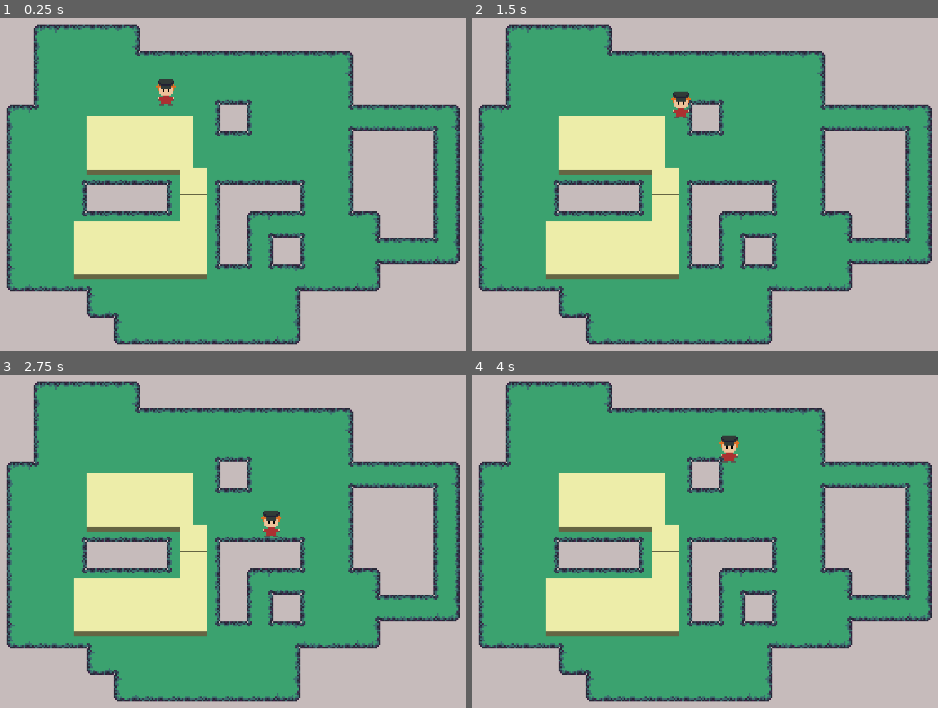
Above: before the commit, frames 1-4 (two rows, left to right).
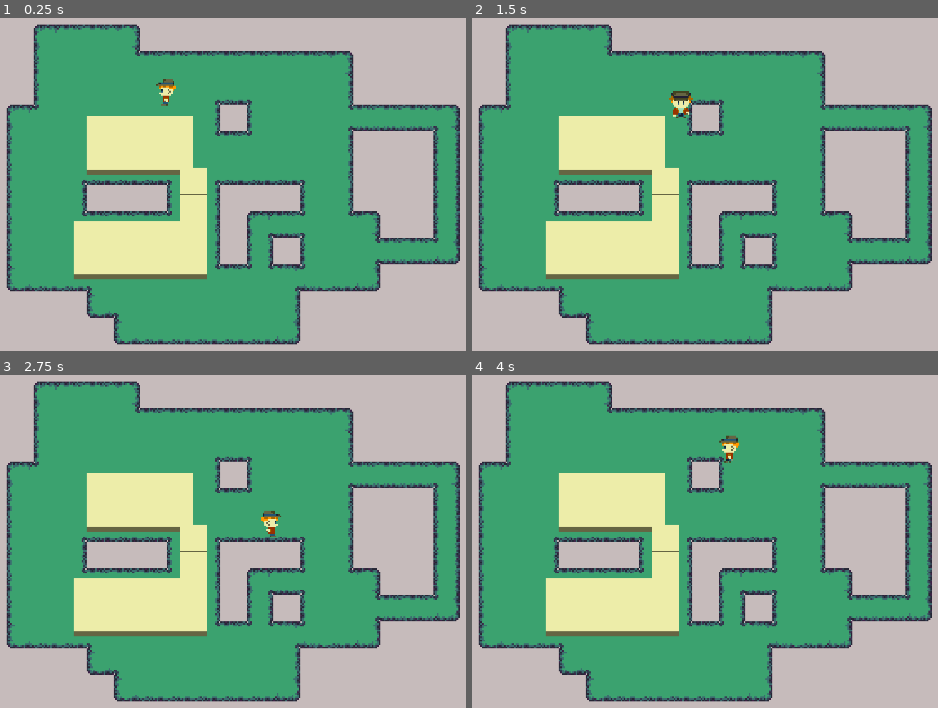
Above: after the commit, the same moments.

Repository: Zezeku/Godot-Creature-Catch
Game: Godot game, scene res://Source/SceneHandler.tscn
Same seed, same stepped clock (60 frames per second), same inputs: the game is played once before the commit and once after it.
Inputs:
- Up to frame 1 (0.25 s): no input
- Up to frame 2 (1.5 s): tap Enter at 0.5 s; hold Right (ui_right) 0.53-1.28 s; hold Down (ui_down) from 1.28 s (still down)
- Up to frame 3 (2.75 s): release Down (ui_down) at 2.03 s; hold Right (ui_right) from 2.03 s (still down)
- Up to frame 4 (4 s): release Right (ui_right) at 2.78 s; hold Up (ui_up) 2.78-3.53 s; hold Left (ui_left) from 3.53 s (still down)

The runs differ from the first frame. In frame 1, 0.2% of the frame differs, in the area x 33-38%, y 18-27%; in frame 2, 0.3%, in the area x 42-48%, y 21-31%; in frame 3, 0.2%; in frame 4, 0.3%.

Commit message:
Added player animations

Diff:
--- a/Project/Source/AnimatedSprite.gd
+++ b/Project/Source/AnimatedSprite.gd
@@ -4,6 +4,10 @@
 var acceleration = 500 ;
 var max_speed = 60 ;
 var velocity = Vector2.ZERO;
+
+onready var animationPlayer = $AnimationPlayer ;
+onready var animationTree = $AnimationTree ;
+onready var animationState = animationTree.get("parameters/playback") ;
 
 func _physics_process(delta):
 	var input_vector = Vector2.ZERO ;
@@ -12,8 +16,12 @@
 	input_vector = input_vector.normalized();
 
 	if input_vector != Vector2.ZERO :
+		animationTree.set("parameters/Idle/blend_position",input_vector) ;
+		animationTree.set("parameters/Walk/blend_position",input_vector) ;
+		animationState.travel("Walk") ;
 		velocity = velocity.move_toward(input_vector * max_speed, acceleration * delta) ;
 	else:
+		animationState.travel("Idle") ;
 		velocity = velocity.move_toward(Vector2.ZERO, friction * delta) ;
 
 	move_and_slide(velocity) ;
--- a/Project/Source/Area2D.gd
+++ b/Project/Source/Area2D.gd
@@ -17,7 +17,6 @@
 
 
 func _on_Area2D_body_entered(body):
-	print(body)
 	body.enteredGrass() ;
 
 
--- a/Project/Source/Player.tscn
+++ b/Project/Source/Player.tscn
@@ -1,48 +1,242 @@
-[gd_scene load_steps=10 format=2]
-
-[ext_resource path="res://Assets/PlayerSprite.png" type="Texture" id=1]
+[gd_scene load_steps=27 format=2]
+
+[ext_resource path="res://Assets/Player002SpriteSheet.png" type="Texture" id=1]
 [ext_resource path="res://Source/AnimatedSprite.gd" type="Script" id=2]
 [ext_resource path="res://ToImport/PlayerTallGrassMask.png" type="Texture" id=3]
 
-[sub_resource type="AtlasTexture" id=1]
-atlas = ExtResource( 1 )
-region = Rect2( 0, 0, 16, 16 )
-
-[sub_resource type="AtlasTexture" id=2]
-atlas = ExtResource( 1 )
-region = Rect2( 16, 0, 16, 16 )
-
-[sub_resource type="AtlasTexture" id=3]
-atlas = ExtResource( 1 )
-region = Rect2( 0, 0, 16, 16 )
-
-[sub_resource type="AtlasTexture" id=4]
-atlas = ExtResource( 1 )
-region = Rect2( 32, 0, 16, 16 )
-
-[sub_resource type="SpriteFrames" id=5]
-animations = [ {
-"frames": [ SubResource( 1 ), SubResource( 2 ), SubResource( 3 ), SubResource( 4 ) ],
-"loop": true,
-"name": "WalkingDown",
-"speed": 3.0
-} ]
-
-[sub_resource type="RectangleShape2D" id=6]
+[sub_resource type="RectangleShape2D" id=1]
 extents = Vector2( 4.46356, 1.06177 )
+
+[sub_resource type="Animation" id=5]
+resource_name = "IdleDown"
+loop = true
+tracks/0/type = "value"
+tracks/0/path = NodePath("Sprite:frame")
+tracks/0/interp = 1
+tracks/0/loop_wrap = true
+tracks/0/imported = false
+tracks/0/enabled = true
+tracks/0/keys = {
+"times": PoolRealArray( 0 ),
+"transitions": PoolRealArray( 1 ),
+"update": 1,
+"values": [ 0 ]
+}
+
+[sub_resource type="Animation" id=6]
+resource_name = "IdleLeft"
+loop = true
+tracks/0/type = "value"
+tracks/0/path = NodePath("Sprite:frame")
+tracks/0/interp = 1
+tracks/0/loop_wrap = true
+tracks/0/imported = false
+tracks/0/enabled = true
+tracks/0/keys = {
+"times": PoolRealArray( 0 ),
+"transitions": PoolRealArray( 1 ),
+"update": 1,
+"values": [ 21 ]
+}
+
+[sub_resource type="Animation" id=7]
+resource_name = "IdleRight"
+loop = true
+tracks/0/type = "value"
+tracks/0/path = NodePath("Sprite:frame")
+tracks/0/interp = 1
+tracks/0/loop_wrap = true
+tracks/0/imported = false
+tracks/0/enabled = true
+tracks/0/keys = {
+"times": PoolRealArray( 0 ),
+"transitions": PoolRealArray( 1 ),
+"update": 1,
+"values": [ 14 ]
+}
+
+[sub_resource type="Animation" id=8]
+resource_name = "IdleUp"
+tracks/0/type = "value"
+tracks/0/path = NodePath("Sprite:frame")
+tracks/0/interp = 1
+tracks/0/loop_wrap = true
+tracks/0/imported = false
+tracks/0/enabled = true
+tracks/0/keys = {
+"times": PoolRealArray( 0 ),
+"transitions": PoolRealArray( 1 ),
+"update": 1,
+"values": [ 7 ]
+}
+
+[sub_resource type="Animation" id=9]
+resource_name = "WalkDown"
+length = 1.4
+loop = true
+step = 0.2
+tracks/0/type = "value"
+tracks/0/path = NodePath("Sprite:frame")
+tracks/0/interp = 1
+tracks/0/loop_wrap = true
+tracks/0/imported = false
+tracks/0/enabled = true
+tracks/0/keys = {
+"times": PoolRealArray( 0, 0.2, 0.4, 0.6, 0.8, 1, 1.2 ),
+"transitions": PoolRealArray( 1, 1, 1, 1, 1, 1, 1 ),
+"update": 1,
+"values": [ 1, 2, 3, 4, 5, 6, 0 ]
+}
+
+[sub_resource type="Animation" id=12]
+resource_name = "WalkLeft"
+length = 1.4
+loop = true
+step = 0.2
+tracks/0/type = "value"
+tracks/0/path = NodePath("Sprite:frame")
+tracks/0/interp = 1
+tracks/0/loop_wrap = true
+tracks/0/imported = false
+tracks/0/enabled = true
+tracks/0/keys = {
+"times": PoolRealArray( 0, 0.2, 0.4, 0.6, 0.8, 1, 1.2 ),
+"transitions": PoolRealArray( 1, 1, 1, 1, 1, 1, 1 ),
+"update": 1,
+"values": [ 22, 23, 24, 25, 26, 27, 21 ]
+}
+
+[sub_resource type="Animation" id=11]
+resource_name = "WalkRight"
+length = 1.4
+loop = true
+step = 0.2
+tracks/0/type = "value"
+tracks/0/path = NodePath("Sprite:frame")
+tracks/0/interp = 1
+tracks/0/loop_wrap = true
+tracks/0/imported = false
+tracks/0/enabled = true
+tracks/0/keys = {
+"times": PoolRealArray( 0, 0.2, 0.4, 0.6, 0.8, 1, 1.2 ),
+"transitions": PoolRealArray( 1, 1, 1, 1, 1, 1, 1 ),
+"update": 1,
+"values": [ 15, 16, 17, 18, 19, 20, 14 ]
+}
+
+[sub_resource type="Animation" id=10]
+resource_name = "WalkUp"
+length = 1.4
+loop = true
+step = 0.2
+tracks/0/type = "value"
+tracks/0/path = NodePath("Sprite:frame")
+tracks/0/interp = 1
+tracks/0/loop_wrap = true
+tracks/0/imported = false
+tracks/0/enabled = true
+tracks/0/keys = {
+"times": PoolRealArray( 0, 0.2, 0.4, 0.6, 0.8, 1, 1.2 ),
+"transitions": PoolRealArray( 1, 1, 1, 1, 1, 1, 1 ),
+"update": 1,
+"values": [ 8, 9, 10, 11, 12, 13, 7 ]
+}
+
+[sub_resource type="AnimationNodeAnimation" id=13]
+animation = "IdleLeft"
+
+[sub_resource type="AnimationNodeAnimation" id=14]
+animation = "IdleDown"
+
+[sub_resource type="AnimationNodeAnimation" id=15]
+animation = "IdleRight"
+
+[sub_resource type="AnimationNodeAnimation" id=16]
+animation = "IdleUp"
+
+[sub_resource type="AnimationNodeBlendSpace2D" id=17]
+blend_point_0/node = SubResource( 13 )
+blend_point_0/pos = Vector2( -1, 0 )
+blend_point_1/node = SubResource( 14 )
+blend_point_1/pos = Vector2( 0, 1.1 )
+blend_point_2/node = SubResource( 15 )
+blend_point_2/pos = Vector2( 1, 0 )
+blend_point_3/node = SubResource( 16 )
+blend_point_3/pos = Vector2( 0, -1.1 )
+min_space = Vector2( -1, -1.1 )
+max_space = Vector2( 1, 1.1 )
+blend_mode = 1
+
+[sub_resource type="AnimationNodeAnimation" id=18]
+animation = "WalkLeft"
+
+[sub_resource type="AnimationNodeAnimation" id=19]
+animation = "WalkDown"
+
+[sub_resource type="AnimationNodeAnimation" id=20]
+animation = "WalkRight"
+
+[sub_resource type="AnimationNodeAnimation" id=21]
+animation = "WalkUp"
+
+[sub_resource type="AnimationNodeBlendSpace2D" id=22]
+blend_point_0/node = SubResource( 18 )
+blend_point_0/pos = Vector2( -1, 0 )
+blend_point_1/node = SubResource( 19 )
+blend_point_1/pos = Vector2( 0, 1.1 )
+blend_point_2/node = SubResource( 20 )
+blend_point_2/pos = Vector2( 1, 0 )
+blend_point_3/node = SubResource( 21 )
+blend_point_3/pos = Vector2( 0, -1.1 )
+min_space = Vector2( -1, -1.1 )
+max_space = Vector2( 1, 1.1 )
+blend_mode = 1
+
+[sub_resource type="AnimationNodeStateMachineTransition" id=23]
+
+[sub_resource type="AnimationNodeStateMachineTransition" id=24]
+
+[sub_resource type="AnimationNodeStateMachine" id=3]
+states/Idle/node = SubResource( 17 )
+states/Idle/position = Vector2( 327, 131 )
+states/Walk/node = SubResource( 22 )
+states/Walk/position = Vector2( 648, 124 )
+transitions = [ "Idle", "Walk", SubResource( 23 ), "Walk", "Idle", SubResource( 24 ) ]
+start_node = "Idle"
+
+[sub_resource type="AnimationNodeStateMachinePlayback" id=4]
 
 [node name="Player" type="KinematicBody2D"]
 collision_mask = 2
 script = ExtResource( 2 )
 
-[node name="AnimatedSprite" type="AnimatedSprite" parent="."]
+[node name="Sprite" type="Sprite" parent="."]
 light_mask = 2048
-frames = SubResource( 5 )
-animation = "WalkingDown"
+texture = ExtResource( 1 )
+hframes = 28
+frame = 21
 
 [node name="CollisionShape2D" type="CollisionShape2D" parent="."]
 position = Vector2( 0.18729, 7.30425 )
-shape = SubResource( 6 )
+shape = SubResource( 1 )
+
+[node name="AnimationPlayer" type="AnimationPlayer" parent="."]
+anims/IdleDown = SubResource( 5 )
+anims/IdleLeft = SubResource( 6 )
+anims/IdleRight = SubResource( 7 )
+anims/IdleUp = SubResource( 8 )
+anims/WalkDown = SubResource( 9 )
+anims/WalkLeft = SubResource( 12 )
+anims/WalkRight = SubResource( 11 )
+anims/WalkUp = SubResource( 10 )
+
+[node name="AnimationTree" type="AnimationTree" parent="."]
+tree_root = SubResource( 3 )
+anim_player = NodePath("../AnimationPlayer")
+active = true
+parameters/playback = SubResource( 4 )
+parameters/Idle/blend_position = Vector2( 0, 0 )
+parameters/Walk/blend_position = Vector2( 0, 0 )
 
 [node name="Light2D" type="Light2D" parent="."]
 visible = false
--- a/Project/Source/SceneHandler.tscn
+++ b/Project/Source/SceneHandler.tscn
@@ -894,6 +894,7 @@
 script = ExtResource( 9 )
 
 [node name="CollisionPolygon2D" type="CollisionPolygon2D" parent="Route1Scene/YSort/Batch1/Area2D"]
+position = Vector2( -0.157501, -0.157501 )
 polygon = PoolVector2Array( 255.874, 106.575, 319.867, 106.398, 320.338, 134.134, 327.889, 134.134, 328.361, 200.441, 247.424, 200.913, 248.131, 165.754, 311.843, 166.226, 311.843, 138.145, 255.446, 137.909 )
 
 [node name="PlayerCamera" type="Camera2D" parent="Route1Scene"]
@@ -919,7 +920,7 @@
 texture = ExtResource( 6 )
 
 [node name="Creature004" type="Sprite" parent="."]
-position = Vector2( 231.077, -22.183 )
+position = Vector2( 233.179, -20.9217 )
 texture = ExtResource( 8 )
 
 [connection signal="body_entered" from="Route1Scene/YSort/Batch1/Area2D" to="Route1Scene/YSort/Batch1/Area2D" method="_on_Area2D_body_entered"]
--- a/Project/Source/TallGrass.gd
+++ b/Project/Source/TallGrass.gd
@@ -4,8 +4,8 @@
 onready var animationPlayer = $AnimationPlayer ;
 
 
-func _on_Node2D_body_entered(body):
+func _on_Node2D_body_entered(_body):
 	animationPlayer.play("EnteredTallGrass") ;
 
-func _on_Node2D_body_exited(body):
+func _on_Node2D_body_exited(_body):
 	animationPlayer.play("ExitTallGrass") ;
--- a/Project/Source/TallGrass.tscn
+++ b/Project/Source/TallGrass.tscn
@@ -8,7 +8,7 @@
 
 [sub_resource type="Animation" id=2]
 resource_name = "EnteredTallGrass"
-length = 0.5
+length = 0.25
 step = 0.25
 tracks/0/type = "value"
 tracks/0/path = NodePath("Sprite:frame")
Binary file added: Project/Assets/Player002SpriteSheet.png
Not shown, changed: Project/Assets/Player002SpriteSheet.png.import
Binary file removed: Project/Assets/PlayerSprite.png
Not shown, removed: Project/Assets/PlayerSprite.png.import
Binary file added: Project/ToImport/Player002SpriteSheet.aseprite
Binary file added: Project/ToImport/PlayerDown.aseprite
Binary file removed: Project/ToImport/TallGrassMask1.png
Binary file removed: Project/ToImport/TallGrassMask2.png
Not shown, removed: Project/ToImport/TallGrassMask2.png.import
Not shown, removed: Project/ToImport/TallGrassMask3.png.import
